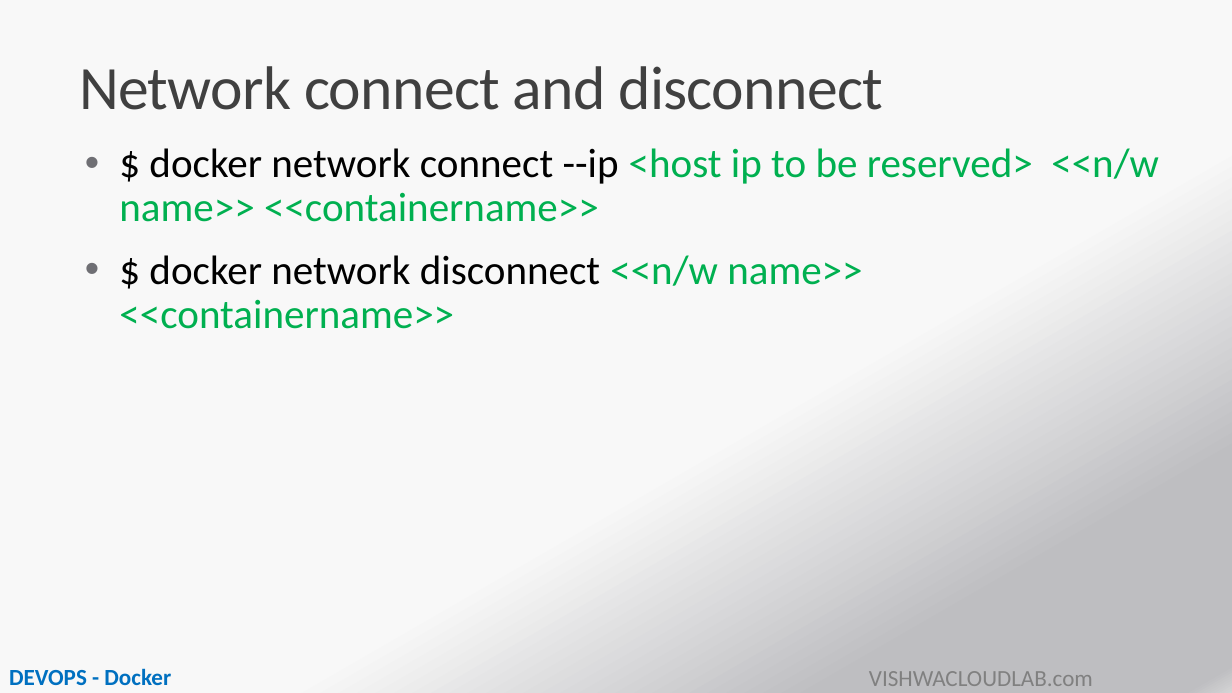
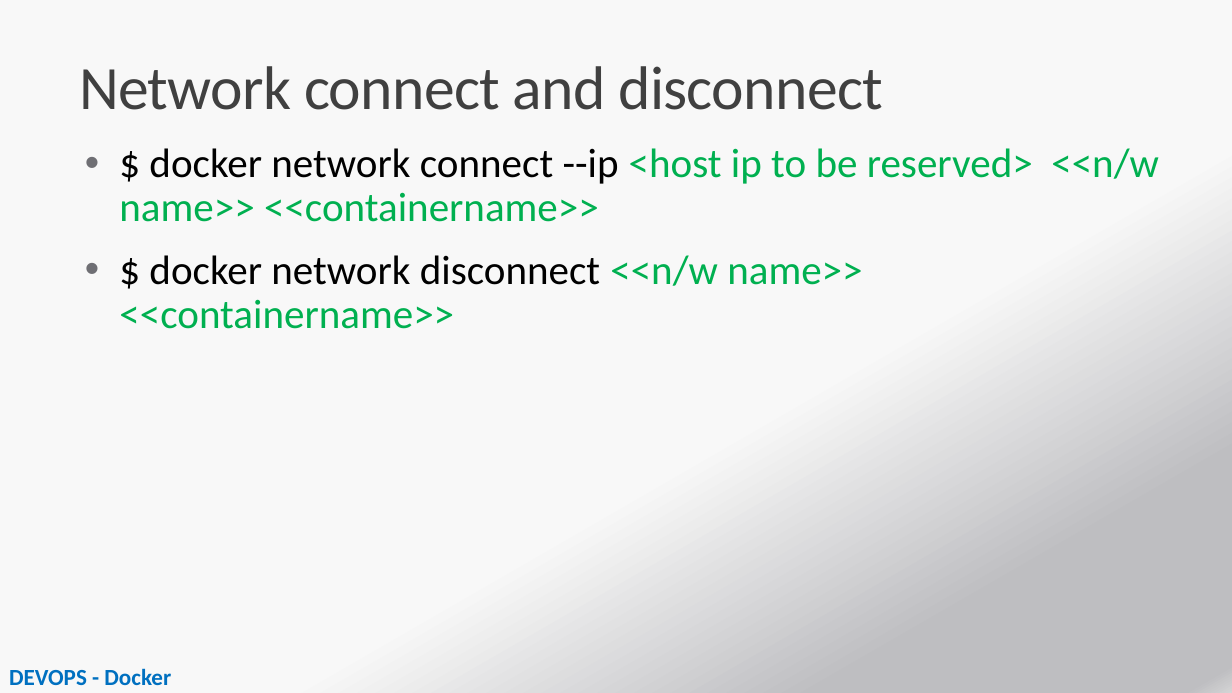
Before and after one commit to payalb/niit-25-aug-25, a slide deck: slide 11 of D2/PPT05-Docker-Networking.pptx. Drawn at 1232x693 pixels with LibreOffice and Linux fonts; fonts in the diff are those of the drawing; background and template pictures are left out. Boxes give left, top, right and bottom in pixels: in the first picture for what was removed or moved away, otherwise in the second. Text is boxed around its words. In the diff, an @@ line names an element or a change of style, - is before the commit and + after.

```diff
--- a/D2/PPT05-Docker-Networking.pptx
+++ b/D2/PPT05-Docker-Networking.pptx
@@ text removed at (869, 671, 1093, 686) @@
-VISHWACLOUDLAB.com
```
Also in this commit, not shown: 13 other slides changed, 3 other files.
